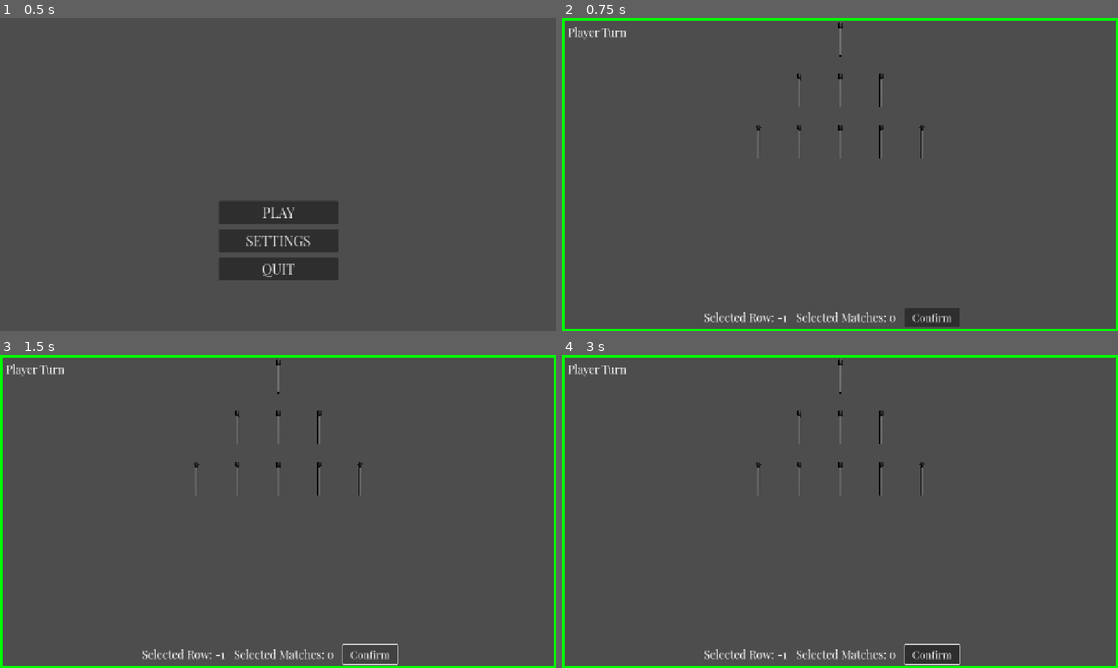
Above: before the commit, frames 1-4 (two rows, left to right).
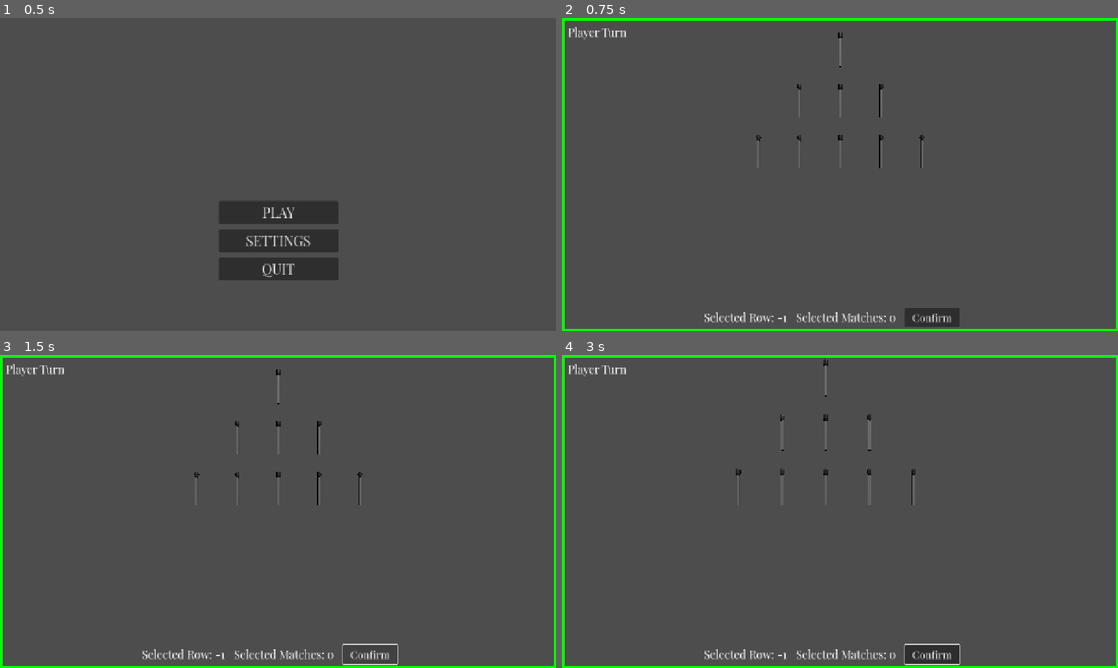
Above: after the commit, the same moments.

Repository: alex-bo7/ashes_of_nim_481
Game: Godot game, scene res://MainMenu/main_menu.tscn
The game is run twice, just before and just after one commit, with the same random seed, the same clock (stepped at 60 frames per second) and the same inputs.
Inputs (mouse positions are in pixels of both pictures, inside the frame that each line leads up to):
- Up to frame 1 (0.5 s): no input
- Up to frame 2 (0.75 s): click "PLAY" at 0.5 s
- Up to frame 3 (1.5 s): click "Confirm" at 1.25 s
- Up to frame 4 (3 s): click "Confirm" at 2 s; tap Enter at 2.75 s; move the mouse to (962, 495) at 2.77 s; hold D (right, bound only after the commit) from 2.78 s (still down); hold Q (zoom_in, bound only after the commit) from 2.78 s (still down); click (962, 495) at 2.92 s

Frame 1 is identical in both runs. In frame 2, 0.3% of the frame differs, in the area x 34-66%, y 1-48%; in frame 3, 0.3%; in frame 4, 0.5%, in the area x 31-66%, y 1-48%.

Commit message:
Implemented camera movement

Diff:
--- a/NimGameScene/camera_3d.gd
+++ b/NimGameScene/camera_3d.gd
@@ -1,4 +1,4 @@
-# script generated by deepseek
+# this part of the script generated by deepseek
 extends Camera3D
 
 @export var ray_length: float = 1000
@@ -25,3 +25,22 @@
 	if object.has_method("on_click"):
 		object.on_click()
 		gui.update_gui()
+# end generated script
+
+
+const MOVE_SPEED: float = 0.33
+
+func _process(delta: float) -> void:
+	if Input.is_action_pressed("left"):
+		position -= Vector3(MOVE_SPEED, 0, 0) * delta
+	if Input.is_action_pressed("right"):
+		position += Vector3(MOVE_SPEED, 0, 0) * delta
+	if Input.is_action_pressed("up"):
+		position += Vector3(0, MOVE_SPEED, 0) * delta
+	if Input.is_action_pressed("down"):
+		position -= Vector3(0, MOVE_SPEED, 0) * delta
+
+	if Input.is_action_pressed("zoom_in"):
+		position -= Vector3(0, 0, MOVE_SPEED) * delta
+	if Input.is_action_pressed("zoom_out"):
+		position += Vector3(0, 0, MOVE_SPEED) * delta
--- a/NimGameScene/nin_game_scene.tscn
+++ b/NimGameScene/nin_game_scene.tscn
@@ -12,7 +12,7 @@
 shadow_enabled = true
 
 [node name="Camera3D" type="Camera3D" parent="." node_paths=PackedStringArray("gui")]
-transform = Transform3D(1, 0, 0, 0, 1, 0, 0, 0, 1, 0, -0.65, 1)
+transform = Transform3D(1, 0, 0, 0, 1, 0, 0, 0, 1, 0, -0.6, 1)
 script = ExtResource("2_463ch")
 gui = NodePath("../Control")
 
--- a/project.godot
+++ b/project.godot
@@ -34,6 +34,39 @@
 "res://NimGameScene/": "red"
 }
 
+[input]
+
+left={
+"deadzone": 0.2,
+"events": [Object(InputEventKey,"resource_local_to_scene":false,"resource_name":"","device":-1,"window_id":0,"alt_pressed":false,"shift_pressed":false,"ctrl_pressed":false,"meta_pressed":false,"pressed":false,"keycode":0,"physical_keycode":65,"key_label":0,"unicode":97,"location":0,"echo":false,"script":null)
+]
+}
+up={
+"deadzone": 0.2,
+"events": [Object(InputEventKey,"resource_local_to_scene":false,"resource_name":"","device":-1,"window_id":0,"alt_pressed":false,"shift_pressed":false,"ctrl_pressed":false,"meta_pressed":false,"pressed":false,"keycode":0,"physical_keycode":87,"key_label":0,"unicode":119,"location":0,"echo":false,"script":null)
+]
+}
+right={
+"deadzone": 0.2,
+"events": [Object(InputEventKey,"resource_local_to_scene":false,"resource_name":"","device":-1,"window_id":0,"alt_pressed":false,"shift_pressed":false,"ctrl_pressed":false,"meta_pressed":false,"pressed":false,"keycode":0,"physical_keycode":68,"key_label":0,"unicode":100,"location":0,"echo":false,"script":null)
+]
+}
+down={
+"deadzone": 0.2,
+"events": [Object(InputEventKey,"resource_local_to_scene":false,"resource_name":"","device":-1,"window_id":0,"alt_pressed":false,"shift_pressed":false,"ctrl_pressed":false,"meta_pressed":false,"pressed":false,"keycode":0,"physical_keycode":83,"key_label":0,"unicode":115,"location":0,"echo":false,"script":null)
+]
+}
+zoom_in={
+"deadzone": 0.2,
+"events": [Object(InputEventKey,"resource_local_to_scene":false,"resource_name":"","device":-1,"window_id":0,"alt_pressed":false,"shift_pressed":false,"ctrl_pressed":false,"meta_pressed":false,"pressed":false,"keycode":0,"physical_keycode":81,"key_label":0,"unicode":113,"location":0,"echo":false,"script":null)
+]
+}
+zoom_out={
+"deadzone": 0.2,
+"events": [Object(InputEventKey,"resource_local_to_scene":false,"resource_name":"","device":-1,"window_id":0,"alt_pressed":false,"shift_pressed":false,"ctrl_pressed":false,"meta_pressed":false,"pressed":false,"keycode":0,"physical_keycode":69,"key_label":0,"unicode":101,"location":0,"echo":false,"script":null)
+]
+}
+
 [rendering]
 
 renderer/rendering_method="gl_compatibility"
